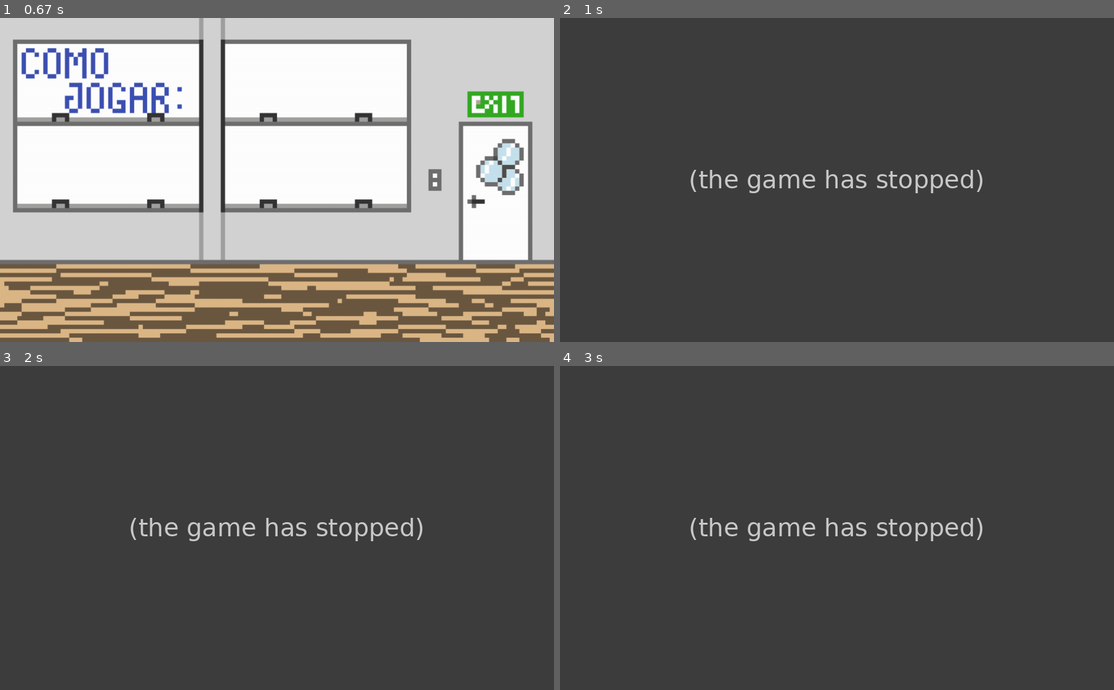
Above: before the commit, frames 1-4 (two rows, left to right).
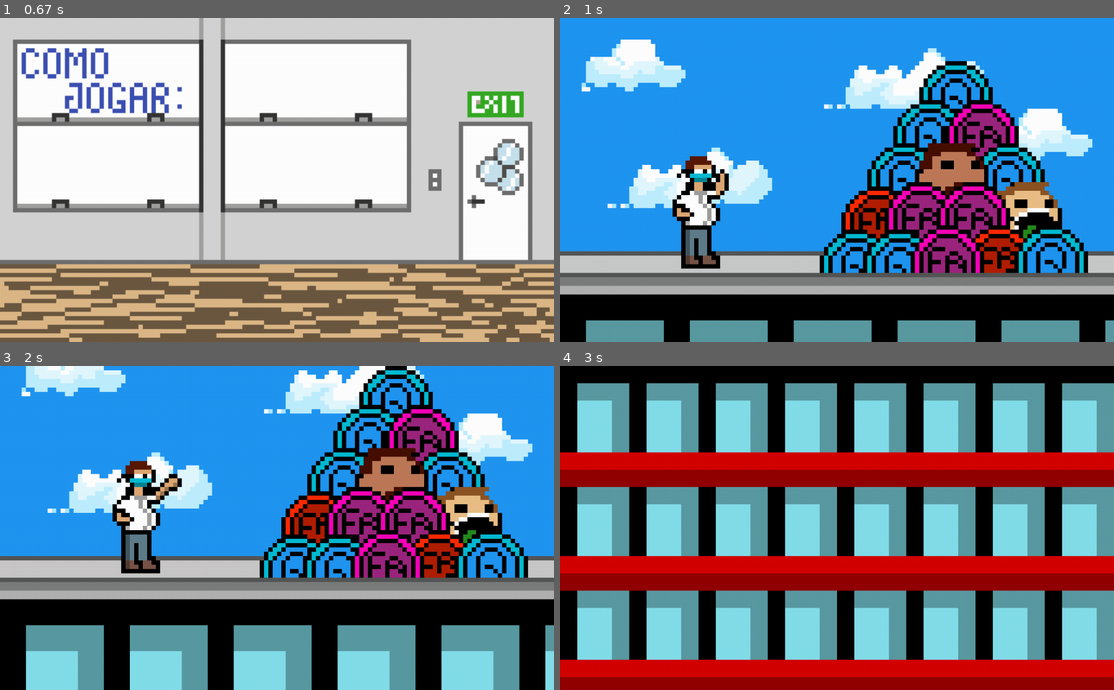
Above: after the commit, the same moments.

Repository: DeLucca990/Projeto_Final_Dsoft
Game: pygame game, started from jogo_pygame.py
Two runs of this game, one before a commit and one after it. Both use one fixed random seed, a clock stepped at 60 frames per second and the inputs below.
Inputs:
- Up to frame 1 (0.67 s): hold Esc from 0.33 s (still down)
- Up to frame 2 (1 s): release Esc at 0.8 s; tap Space at 0.83 s
- Up to frame 3 (2 s): tap Enter at 1.2 s
- Up to frame 4 (3 s): no input

Frame 1 is identical in both runs. In frame 2, 98% of the frame differs, in the area x 0-100%, y 0-100%; in frame 3, 98%; in frame 4, 100%.
Before the commit the program exited at 0.85 s; later frames show no game.

Commit message:
adicionando tela pre jogo

Diff:
--- a/jogo_pygame.py
+++ b/jogo_pygame.py
@@ -32,6 +32,7 @@
 selecao=True
 intro=True
 tutorial=True
+pre_jogo=True
 space_press=0
 timer=0
 clock=pygame.time.Clock()
@@ -177,9 +178,40 @@
         tempo_entre_img_sel = 0
         if w > 11:
             w = 0
+
+#Pré jogo:
+tempo_entre_img_pre = 0
+p = 0
+lista_img_pre=['img/telas/pre_1.png','img/telas/pre_2.png','img/telas/pre_3.png','img/telas/pre_4.png','img/telas/pre_5.png',
+'img/telas/pre_6.png','img/telas/img_fundo.png']
+timer_pre = pygame.time.Clock()
+tela_i_pre=pygame.image.load(lista_img_pre[p])
+window.blit(tela_i_pre,(0,0))
+pygame.display.update()
+
+while pre_jogo:
+    for event in pygame.event.get():
+        if event.type==pygame.QUIT:
+            pre_jogo=False
+            game=False
+        if event.type==pygame.KEYDOWN:
+            if event.key==pygame.K_ESCAPE:
+                pre_jogo=False
+                game=False
+    clock.tick(60)
+    tempo_entre_img_pre += timer_pre.tick()
+    if tempo_entre_img_pre > 400:
+        tela_i_pre=pygame.image.load(lista_img_pre[p])
+        window.blit(tela_i_pre,(0,0))
+        pygame.display.update()
+        p += 1
+        tempo_entre_img_pre = 0
+        if p ==7:
+            pre_jogo=False
+
 #Musica de Fundo
-pygame.mixer.music.load('sons/musica.wav')
-pygame.mixer.music.play(-1)
+#pygame.mixer.music.load('sons/musica.wav')
+#pygame.mixer.music.play(-1)
 
 hora_do_show.play()
 #Loop principal:
